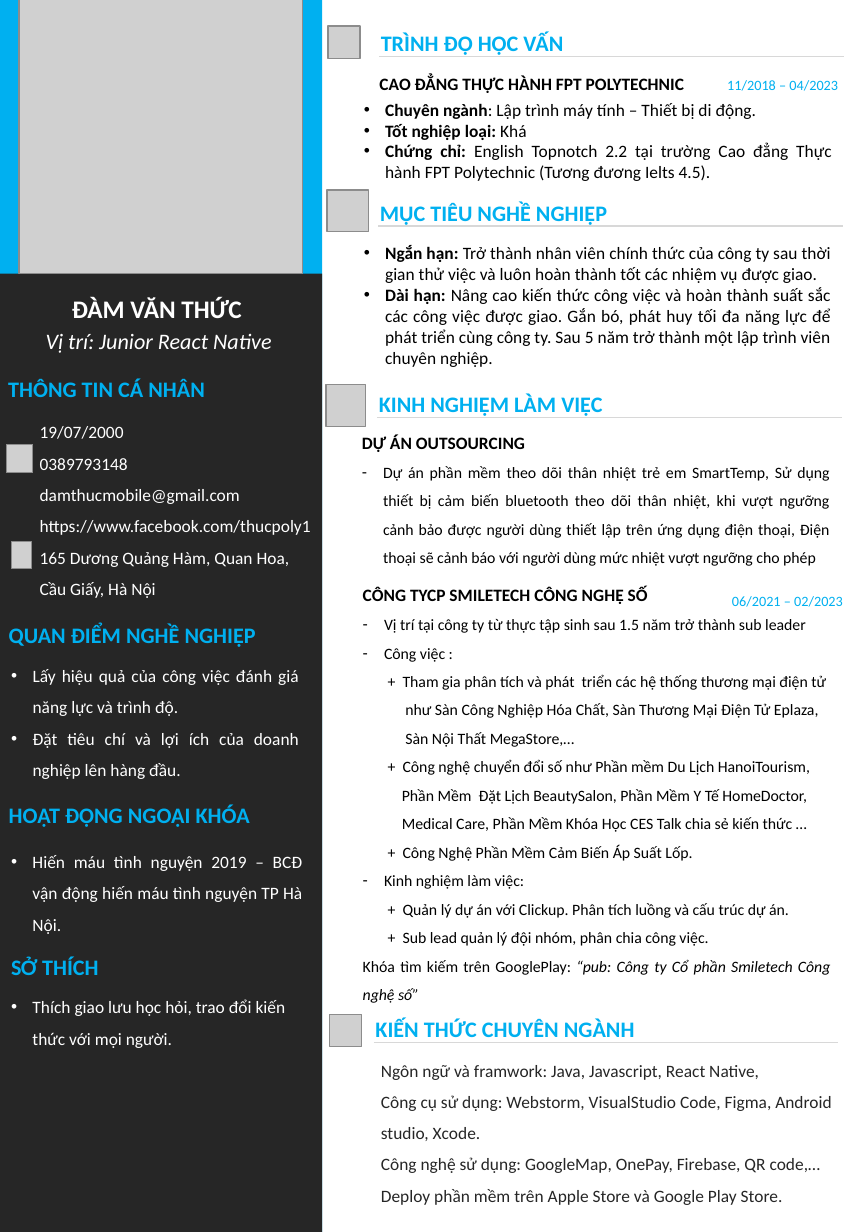
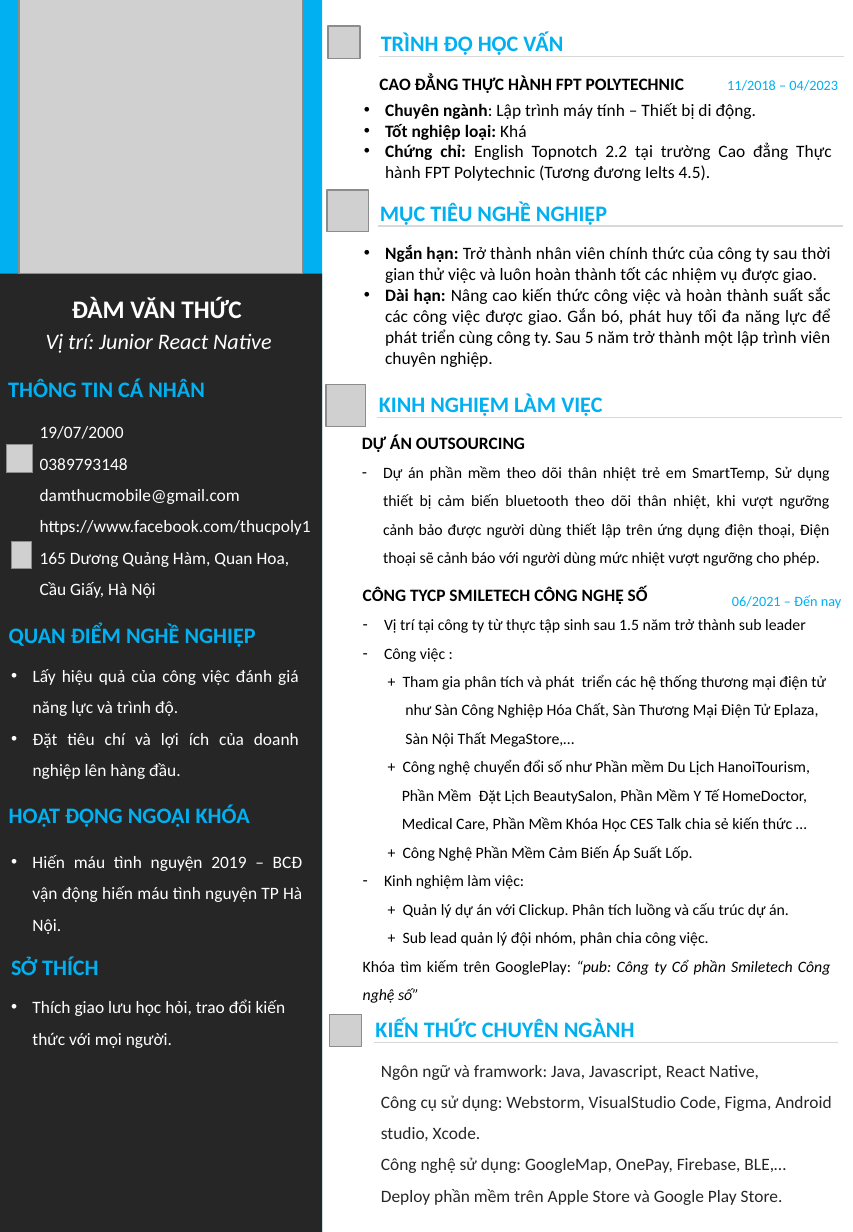
Before and after one commit to Thuc-fptStudent/CV, a slide deck: slide 1 of CV_Dam_Van_Thuc_React_Native.pptx. Drawn at 853x1232 pixels with LibreOffice and Linux fonts; fonts in the diff are those of the drawing; grey boxes stand for pictures; background and template pictures are left out. Boxes give left, top, right and bottom in pixels: in the first picture for what was removed or moved away, otherwise in the second. Text is boxed around its words. In the diff, an @@ line names an element or a change of style, - is before the commit and + after.

```diff
--- a/CV_Dam_Van_Thuc_React_Native.pptx
+++ b/CV_Dam_Van_Thuc_React_Native.pptx
@@ text at box(383, 466, 830, 566): text changed @@
-– Dự án phần mềm theo dõi thân nhiệt trẻ em SmartTemp, Sử dụng thiết bị cảm biến bluetooth theo dõi thân nhiệt, khi vượt ngưỡng cảnh bảo được người dùng thiết lập trên ứng dụng điện thoại, Điện thoại sẽ cảnh báo với người dùng mức nhiệt vượt ngưỡng cho phép
+– Dự án phần mềm theo dõi thân nhiệt trẻ em SmartTemp, Sử dụng thiết bị cảm biến bluetooth theo dõi thân nhiệt, khi vượt ngưỡng cảnh bảo được người dùng thiết lập trên ứng dụng điện thoại, Điện thoại sẽ cảnh báo với người dùng mức nhiệt vượt ngưỡng cho phép.
@@ text at box(732, 595, 841, 609): text changed @@
-06/2021 – 02/2023
+06/2021 – Đến nay
@@ text at box(381, 1157, 786, 1173): text changed @@
-Công nghệ sử dụng: GoogleMap, OnePay, Firebase, QR code,…
+Công nghệ sử dụng: GoogleMap, OnePay, Firebase, BLE,…
```
Also in this commit, not shown: 1 other file.
